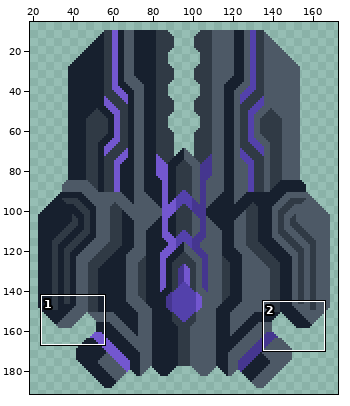
Sprite sheet, stored at assets/sprites/blocks/Turrrets/Impalercannon-preview.png. The first picture is a wide view before the edit; the outline marks the close-up.
Close-up. Before:
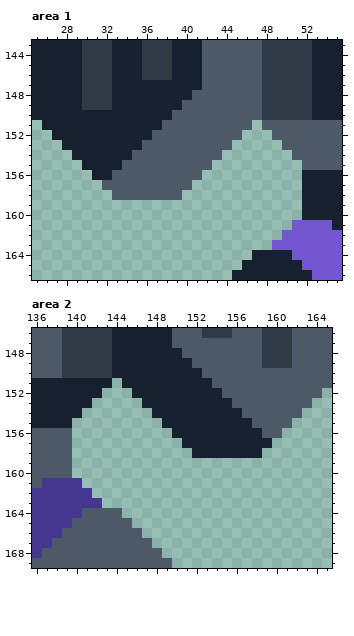
The file is 192x192 pixels. Shown: area 1: x 25..55, y 143..166; area 2: x 136..165, y 146..169. The wide view leaves out empty margins. The commit also changed other parts of the picture, which this record leaves out.
New version:
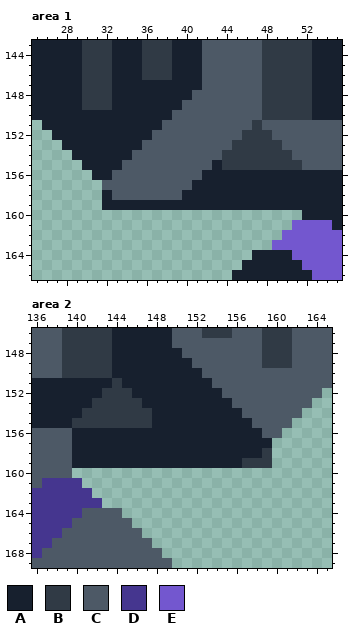
Palette (. is transparent): A #17202e  B #303a45  C #4d5966  D #45368f  E #7357cf
Diff:
Changed rows in their new state; - is an unchanged pixel.
Area 1:
first column x 32:
151 ---------------B----
152 --------------BBB---
153 -------------BBBBB--
154 ------------BBBBBBB-
155 -----------ABBBBBBBB
156 ----------AAAAAAAAAA
157 ---------AAAAAAAAAAA
158 A-------AAAAAAAAAAAA
159 AAAAAAAAAAAAAAAAAAAA
Area 2:
first column x 140:
151 ----B---------------
152 ---BBB--------------
153 --BBBBB-------------
154 -BBBBBBB------------
155 BBBBBBBBA-----------
156 AAAAAAAAAA----------
157 AAAAAAAAAAA---------
158 AAAAAAAAAAAA-------B
159 AAAAAAAAAAAAAAAAABBB
Pixel boxes of the changes (left, top, right, bottom) in both close-ups:
added: (102, 120, 302, 210)
added: (72, 378, 272, 468)
